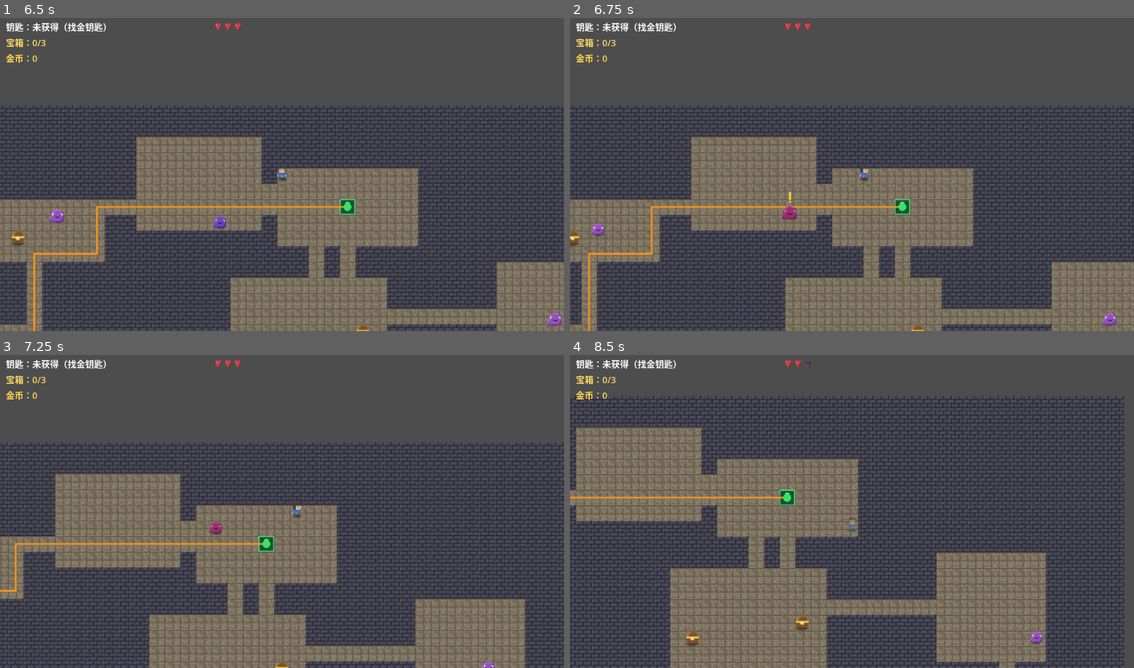
Above: before the commit, frames 1-4 (two rows, left to right).
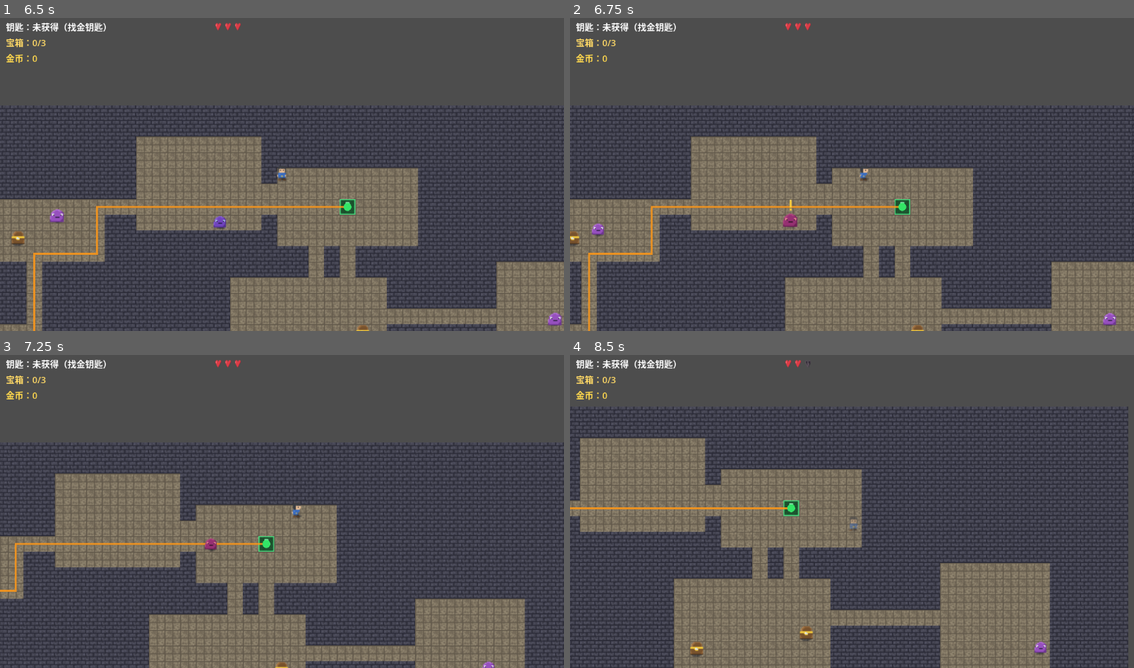
Above: after the commit, the same moments.

Repository: longray/godot_learn
Game: Godot game, scene res://lessons/lesson03_playable/lesson03.tscn
Two runs of this game, one before a commit and one after it. Both use one fixed random seed, a clock stepped at 60 frames per second and the inputs below.
Inputs (mouse positions are in pixels of both pictures, inside the frame that each line leads up to):
- Up to frame 1 (6.5 s): tap Enter at 0.5 s; move the mouse to (253, 237) at 0.52 s; hold W (move_up) 0.53-1.25 s; click (253, 237) at 0.6 s; drag from (451, 221) to (146, 208) at 1.27 s; tap Space at 2 s; move the mouse to (112, 124) at 2.02 s; hold A (move_left) 2.03-2.75 s; click (112, 124) at 2.1 s; drag from (310, 171) to (169, 155) at 2.77 s; move the mouse to (197, 93) at 3.52 s; hold S (move_down) 3.53-4.25 s; click (197, 93) at 3.6 s; drag from (406, 155) to (360, 265) at 4.27 s; move the mouse to (169, 187) at 5.02 s; hold W (move_up) 5.03-5.75 s; click (169, 187) at 5.1 s; drag from (338, 102) to (62, 205) at 5.77 s
- Up to frame 2 (6.75 s): move the mouse to (823, 237) at 6.52 s; hold D (move_right) from 6.53 s (still down); click (823, 237) at 6.6 s
- Up to frame 3 (7.25 s): keep holding D (move_right)
- Up to frame 4 (8.5 s): release D (move_right) at 7.25 s; drag from (1021, 558) to (1060, 667) at 7.27 s; move the mouse to (682, 461) at 8.02 s; hold S (move_down) from 8.03 s (still down); click (682, 461) at 8.1 s

Frame 1 is identical in both runs. In frame 2, 0.2% of the frame differs, in the area x 37-41%, y 55-67%; in frame 3, 0.1%; in frame 4, 25%, in the area x 0-99%, y 13-100%.

Commit message:
feat: 第7课作业4——AStar 追击（0.3s 重算路径绕墙）
- _repath_to：格子级 AStar（dungeon.astar_grid.get_id_path）→ 世界坐标
  路点序列；0.3s 节流重算
- _process_chase：沿路点走（到点弹出下一路点），无路径回退直线冲
  ——追击自动绕墙/绕柱，不再贴墙顶
- 边界保底：起点格是墙（贴墙滑出格子）→ 8 邻域最近地板格修正起点；
  目标格是墙 → 空路径回退直线（last_known 本身可走，罕见）
- 验证：直线 3 点/跨图 62 点绕行/墙目标空回退 断言过；语法+冒烟过

Diff:
--- a/2d_rpg_dungeon/lessons/lesson03_playable/enemy.gd
+++ b/2d_rpg_dungeon/lessons/lesson03_playable/enemy.gd
@@ -95,6 +95,10 @@
 
 # 作业 2：朝向（随移动更新；发现判定用）
 var facing := Vector2.RIGHT
+
+# 作业 4（第 7 课）：AStar 追击——0.3s 重算路径，沿路点绕墙
+var _path_world: Array[Vector2] = []
+var _repath_timer: float = 0.0
 
 # 呼吸动画计时
 var _t := 0.0
@@ -391,16 +395,62 @@
 
 
 # =========================
-# 追击（第 7 课：奔向最后已知位置，非玩家实时坐标）
-# =========================
+# 追击（第 7 课：奔向最后已知位置；作业 4：AStar 寻路绕墙）
+# =========================
+
+func _repath_to(target_world: Vector2) -> void:
+	# 作业 4：格子级 AStar 寻路 → 世界坐标路点序列（不含起点）
+	_repath_timer = 0.3
+	_path_world.clear()
+
+	var tl: TileMapLayer = dungeon.tile_layer
+	if tl == null or not dungeon.has_method("is_cell_walkable"):
+		return
+
+	var from_cell := tl.local_to_map(tl.to_local(global_position))
+	var to_cell := tl.local_to_map(tl.to_local(target_world))
+
+	# 保底：贴墙时自身格可能是墙格（AStar 墙起点返回空路径）
+	# → 用邻域最近地板格作起点
+	if not dungeon.is_cell_walkable(from_cell):
+		var snapped := false
+		for d in [Vector2i(1, 0), Vector2i(-1, 0), Vector2i(0, 1), Vector2i(0, -1),
+				Vector2i(1, 1), Vector2i(-1, -1), Vector2i(1, -1), Vector2i(-1, 1)]:
+			if dungeon.is_cell_walkable(from_cell + d):
+				from_cell = from_cell + d
+				snapped = true
+				break
+		if not snapped:
+			return
+
+	if not dungeon.is_cell_walkable(to_cell):
+		return  # 目标格是墙：留空路径，调用方回退直线冲
+
+	var cells: Array = dungeon.astar_grid.get_id_path(from_cell, to_cell)
+
+	for i in range(1, cells.size()):  # 跳过起点自身
+		_path_world.append(tl.to_global(tl.map_to_local(cells[i])))
+
 
 func _process_chase(delta: float) -> void:
+	# 作业 4：0.3s 重算 AStar 路径；沿路点走（自动绕墙），无路径回退直线
+	_repath_timer -= delta
+	if _repath_timer <= 0.0:
+		_repath_to(last_known_player_position)
+
 	var target := last_known_player_position
+	if not _path_world.is_empty():
+		target = _path_world[0]
+
+		if global_position.distance_to(target) <= arrival_distance:
+			_path_world.pop_front()
+			target = _path_world[0] if not _path_world.is_empty() else last_known_player_position
+
 	var arrived := _move_towards(target, chase_speed, delta)
 	_update_stuck(delta)
 
 	if arrived:
-		# 到达最后已知位置但看不到玩家：转返回
+		# 到达最终目标但看不到玩家：转返回
 		if time_since_seen > 0.05:
 			state = EnemyState.RETURN
 			is_chasing = false
